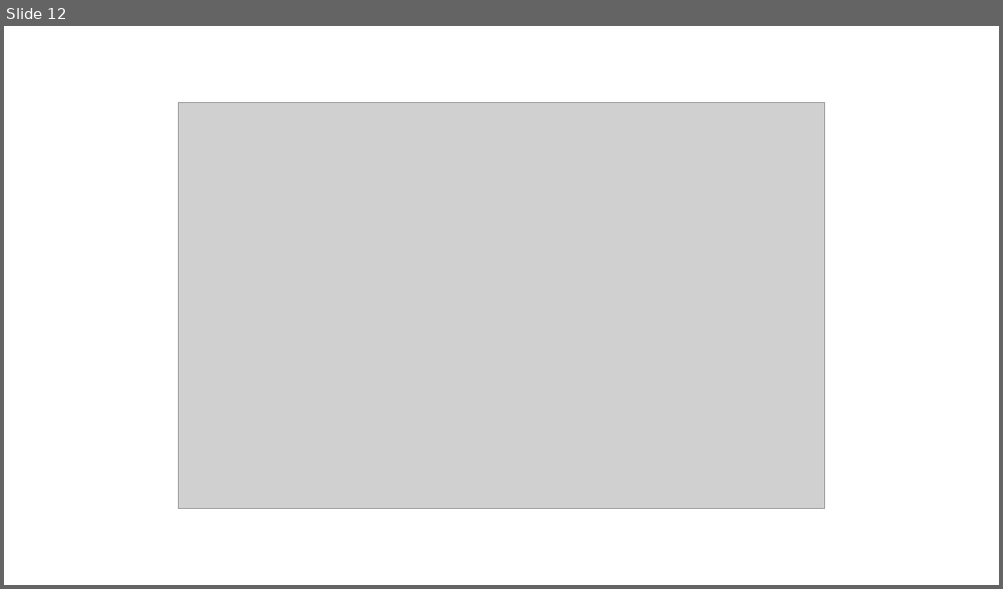
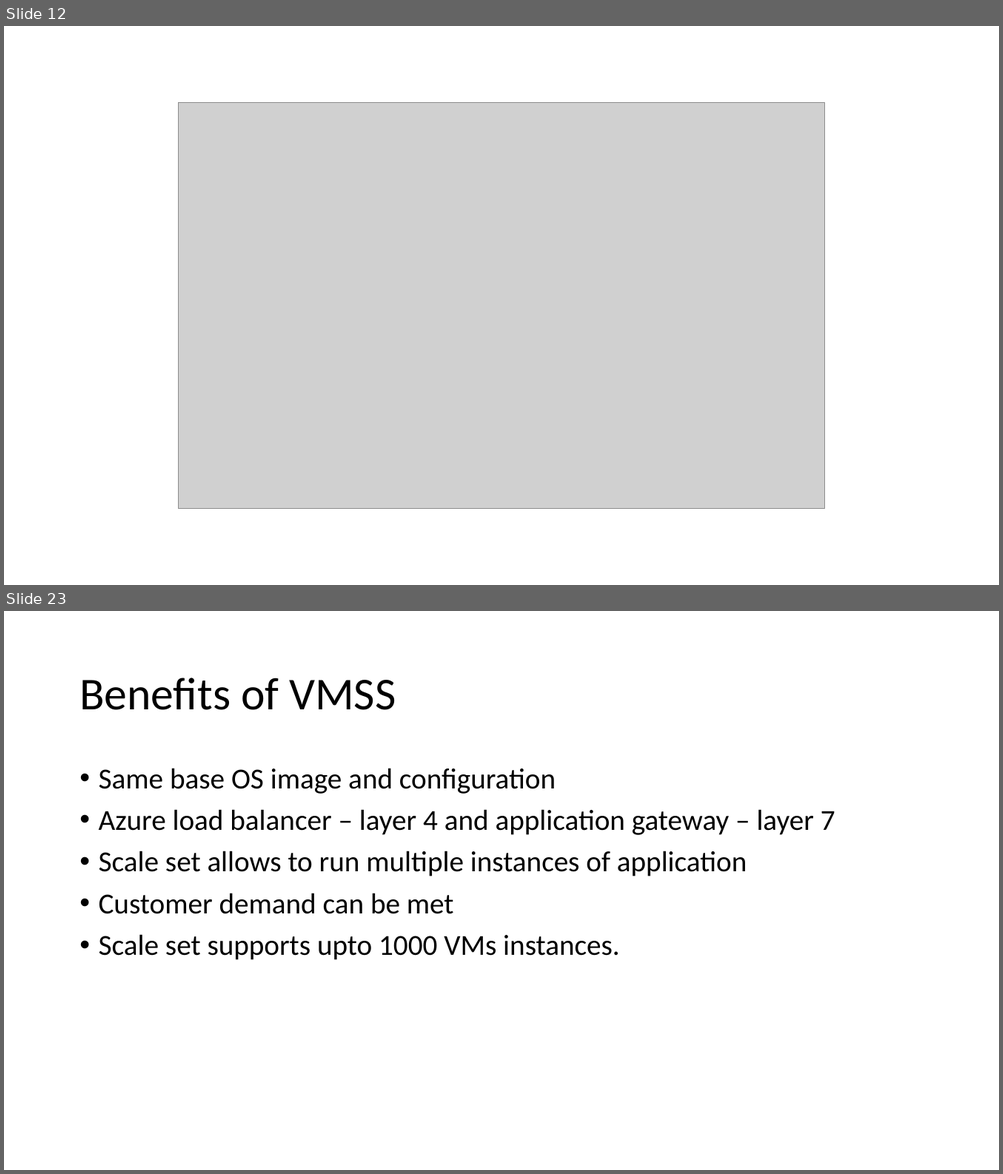
Before and after one commit to CentaurNZ/8-Oct-AZ104, a slide deck: Virtual Machines.pptx. Shown one above the other, each under a label of ours: slide 12 before the commit, slides 12 and 23 after it; the slides between them are not shown. The pictures are 1003x589 and 1003x1174 pixels, drawn with LibreOffice and Linux fonts; fonts in the diff are those of the drawing; grey boxes stand for pictures. Boxes give left, top, right and bottom in pixels: in the first picture for what was removed or moved away, otherwise in the second. Text is boxed around its words. In the diff, an @@ line names an element or a change of style, - is before the commit and + after.

Commit message:
Day 2 and 3

```diff
--- a/Virtual Machines.pptx
+++ b/Virtual Machines.pptx
@@ slide 23 added at bbox=[4, 611, 999, 1170], background #FFFFFF @@
@@ title added at bbox=[79, 678, 395, 710], 44 pt, text #000000 @@
+Benefits of VMSS
@@ text added at bbox=[99, 768, 835, 960], 28 pt, text #000000 @@
+• Same base OS image and configuration
+• Azure load balancer – layer 4 and application gateway – layer 7
+• Scale set allows to run multiple instances of application
+• Customer demand can be met
+• Scale set supports upto 1000 VMs instances.
```
Also in this commit, not shown: 1 slide changed, 10 other slides added.
